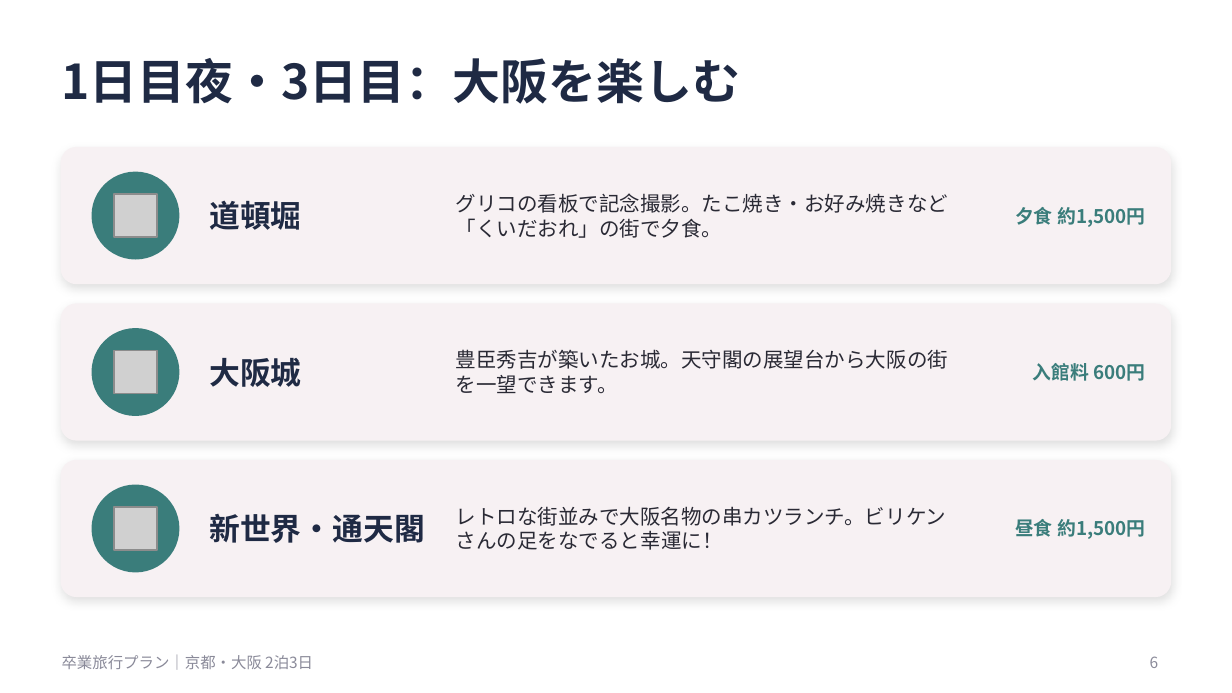
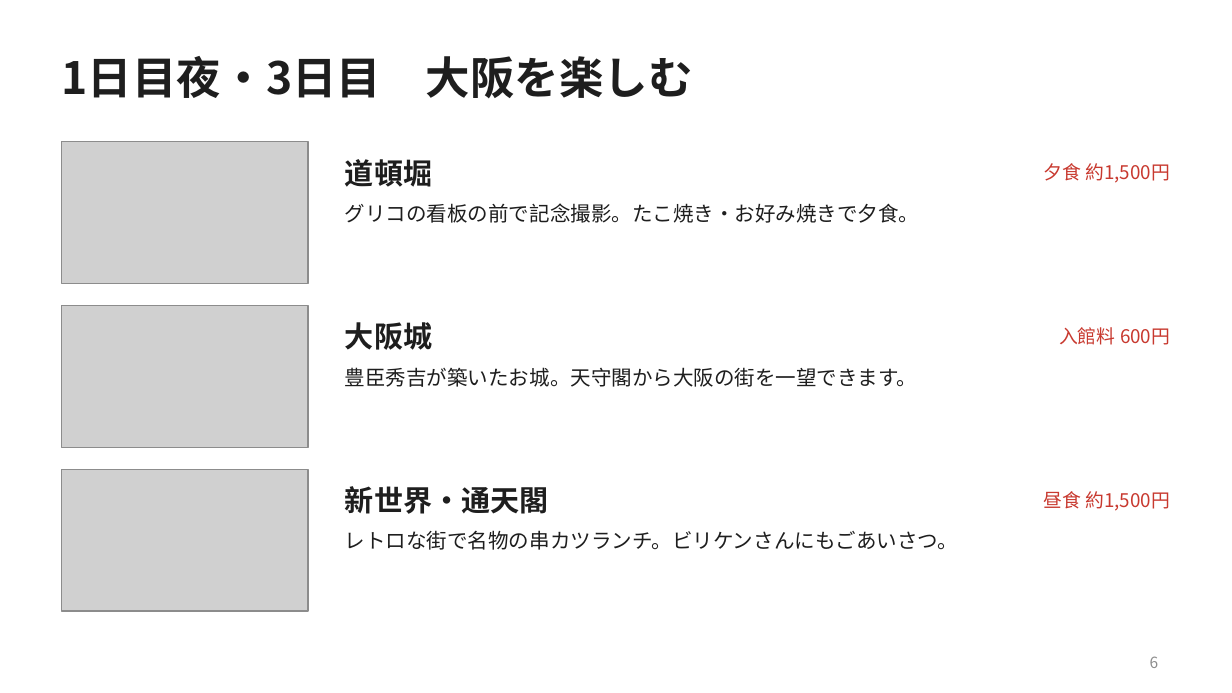
Before and after one commit to devnull0316/devnull-studio, a slide deck: slide 6 of 卒業旅行課題/卒業旅行プラン.pptx. Drawn at 1232x693 pixels with LibreOffice and Linux fonts; fonts in the diff are those of the drawing; grey boxes stand for pictures. Boxes give left, top, right and bottom in pixels: in the first picture for what was removed or moved away, otherwise in the second. Text is boxed around its words. In the diff, an @@ line names an element or a change of style, - is before the commit and + after.

```diff
--- a/卒業旅行課題/卒業旅行プラン.pptx
+++ b/卒業旅行課題/卒業旅行プラン.pptx
@@ title at [62,56,693,98]: text changed; size 28 to 26 pt; text colour #1F2A44 to #1E1E1E @@
-1日目夜・3日目：大阪を楽しむ
+1日目夜・3日目 大阪を楽しむ
@@ rounded rectangle removed at [62,148,1170,283] @@
@@ picture added at [62,142,308,283] @@
@@ text "道頓堀": place and size @@
-text "道頓堀" at [209,201,301,230]
+text "道頓堀" at [345,159,432,187]
@@ text colour #3A7D7B to #C8392F, bold off in 3 elements at [1043,491,1170,511], [1059,327,1170,345], [1043,163,1170,183] @@
@@ ellipse removed at [92,172,179,259] @@
@@ picture removed at [115,193,158,237] @@
@@ text at [345,203,919,223]: text changed; text colour #2A2A35 to #1E1E1E @@
-グリコの看板で記念撮影。たこ焼き・お好み焼きなど「くいだおれ」の街で夕食。
+グリコの看板の前で記念撮影。たこ焼き・お好み焼きで夕食。
@@ rounded rectangle removed at [62,304,1170,440] @@
@@ picture added at [62,306,308,447] @@
@@ ellipse removed at [92,329,179,415] @@
@@ text "大阪城": place and size @@
-text "大阪城" at [209,358,301,387]
+text "大阪城" at [345,322,432,350]
@@ text "入館料 600円": place and size @@
-text "入館料 600円" at [1032,363,1145,381]
+text "入館料 600円" at [1059,327,1170,345]
@@ picture removed at [115,351,158,394] @@
@@ text at [345,367,917,387]: text changed; text colour #2A2A35 to #1E1E1E @@
-豊臣秀吉が築いたお城。天守閣の展望台から大阪の街を一望できます。
+豊臣秀吉が築いたお城。天守閣から大阪の街を一望できます。
@@ rounded rectangle removed at [62,461,1170,596] @@
@@ picture added at [62,469,308,611] @@
@@ size 18 to 17 pt, text colour #1F2A44 to #1E1E1E in 3 elements at [345,159,432,187], [345,322,432,350], [345,486,549,514] @@
@@ text "新世界・通天閣": place and size @@
-text "新世界・通天閣" at [209,514,425,543]
+text "新世界・通天閣" at [345,486,549,514]
@@ text "昼食 約1,500円": place and size @@
-text "昼食 約1,500円" at [1015,519,1146,539]
+text "昼食 約1,500円" at [1043,491,1170,511]
@@ ellipse removed at [92,485,179,572] @@
@@ picture removed at [115,508,158,551] @@
@@ vertical alignment middle to top in 3 elements at [345,367,917,387], [345,203,919,223], [345,530,958,550] @@
@@ text at [345,530,958,550]: text changed; text colour #2A2A35 to #1E1E1E @@
-レトロな街並みで大阪名物の串カツランチ。ビリケンさんの足をなでると幸運に！
+レトロな街で名物の串カツランチ。ビリケンさんにもごあいさつ。
@@ text removed at [62,655,313,669] @@
-卒業旅行プラン｜京都・大阪 2泊3日
```
Also in this commit, not shown: 7 other slides changed, 2 slides added, 1 slide removed, 1 other file.
